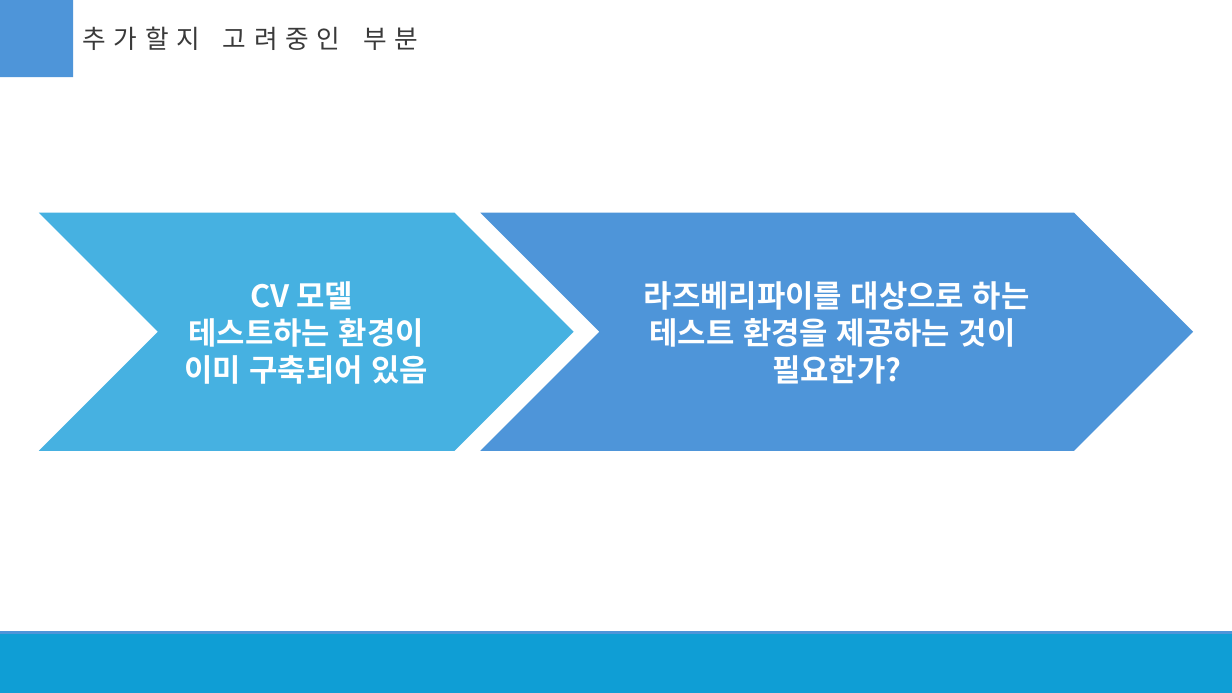
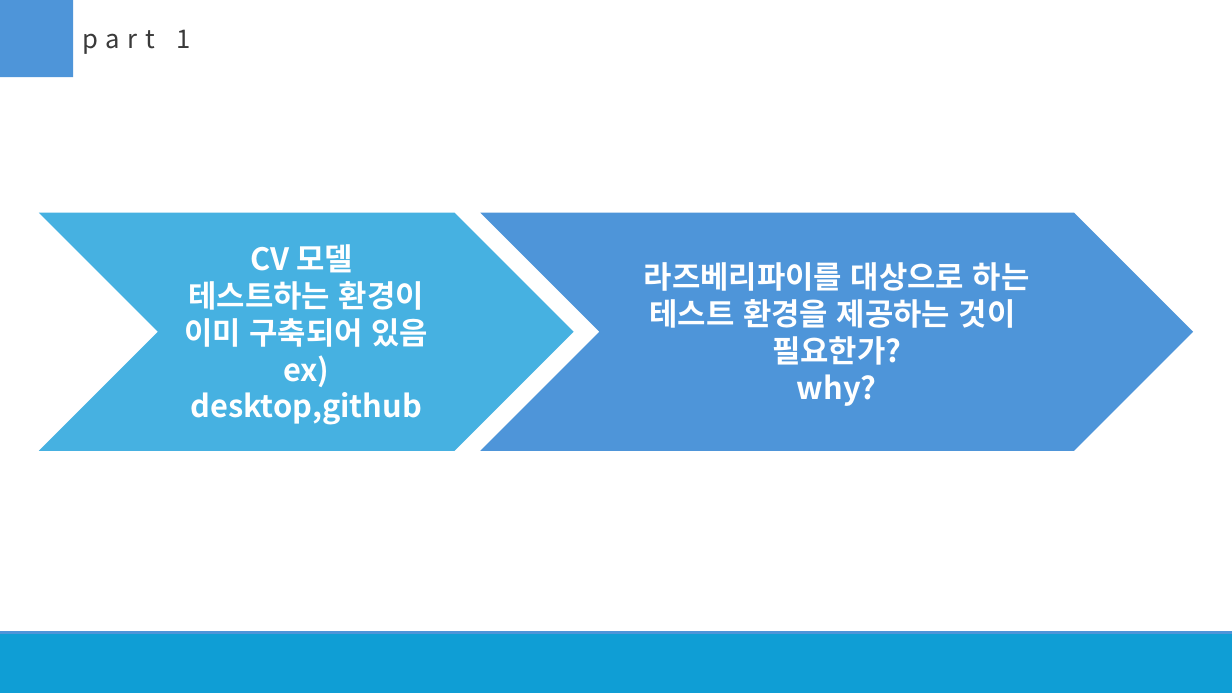
Before and after one commit to NerdConnection/Raspberry-Pi-5-Computer-Vision, a slide deck: slide 5 of 실증적 sw프로젝트/자료/SW실증 중간발표(토끼용) .pptx. Drawn at 1232x693 pixels with LibreOffice and Linux fonts; fonts in the diff are those of the drawing. Boxes give left, top, right and bottom in pixels: in the first picture for what was removed or moved away, otherwise in the second. Text is boxed around its words. In the diff, an @@ line names an element or a change of style, - is before the commit and + after.

```diff
--- a/실증적 sw프로젝트/자료/SW실증 중간발표(토끼용) .pptx
+++ b/실증적 sw프로젝트/자료/SW실증 중간발표(토끼용) .pptx
@@ text at (x1=82, y1=29, x2=190, y2=54): text changed @@
-추가할지 고려중인 부분
+part 1
@@ chevron "CV 모델" at (x1=39, y1=213, x2=574, y2=451): proportions changed @@
@@ chevron "라즈베리파이를 대상으로 하는 테스트 환경을 ..." at (x1=481, y1=213, x2=1194, y2=451): proportions changed @@
@@ text in chevron at (x1=190, y1=355, x2=422, y2=425): paragraph added @@
+ex) desktop,github
@@ text in chevron at (x1=797, y1=374, x2=877, y2=406): paragraph added @@
+why?
```
Also in this commit, not shown: 3 other slides changed.
